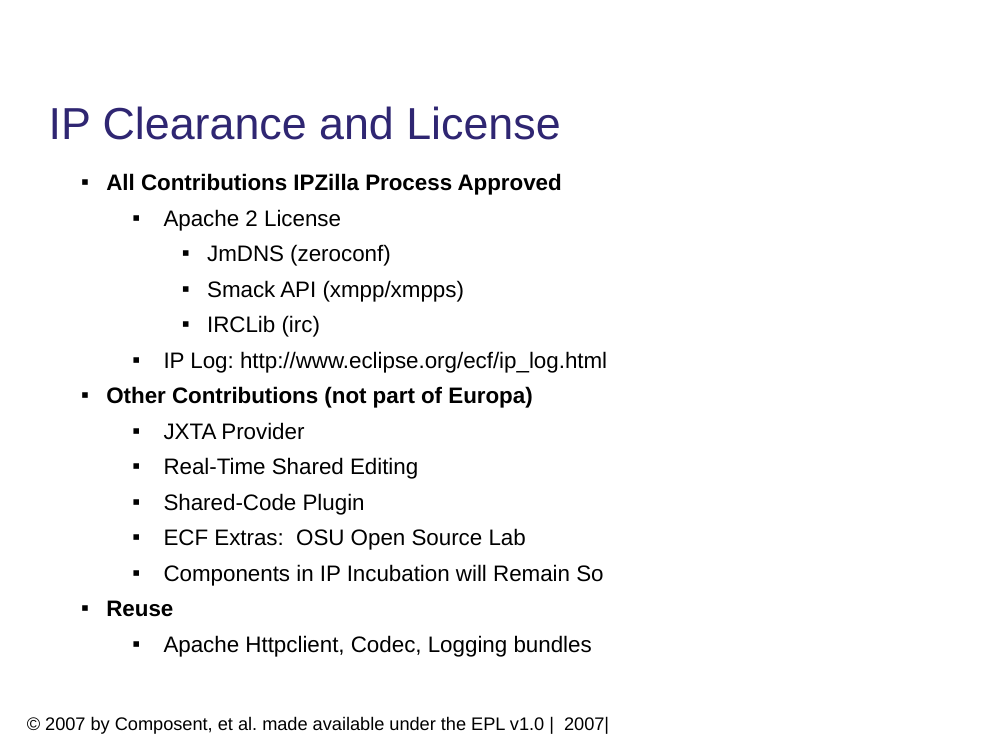
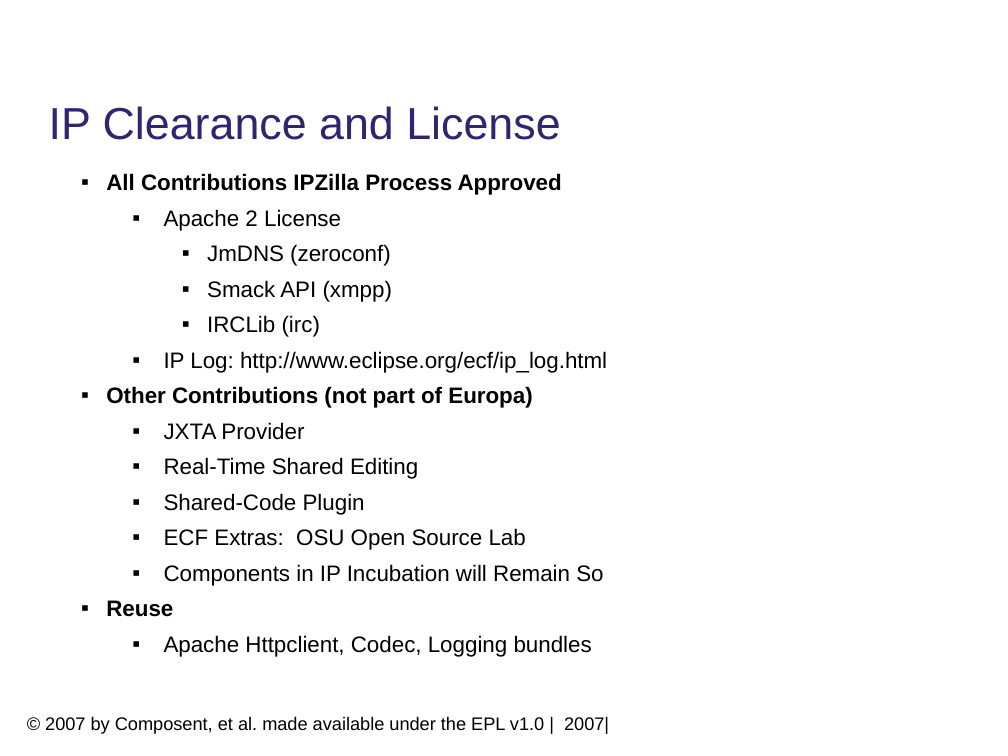
Before and after one commit to eclipse/ecf-website, a slide deck: slide 4 of reviews/ECF_Europa_Review.odp. Drawn at 1008x756 pixels with LibreOffice and Linux fonts; fonts in the diff are those of the drawing; background and template pictures are left out. Boxes give left, top, right and bottom in pixels: in the first picture for what was removed or moved away, otherwise in the second. Text is boxed around its words. In the diff, an @@ line names an element or a change of style, - is before the commit and + after.

```diff
--- a/reviews/ECF_Europa_Review.odp
+++ b/reviews/ECF_Europa_Review.odp
@@ text at bbox=[207, 280, 392, 302]: text changed @@
-    ▪ Smack API (xmpp/xmpps)
+    ▪ Smack API (xmpp)
```
Also in this commit, not shown: 1 other slide changed, 1 other file.
